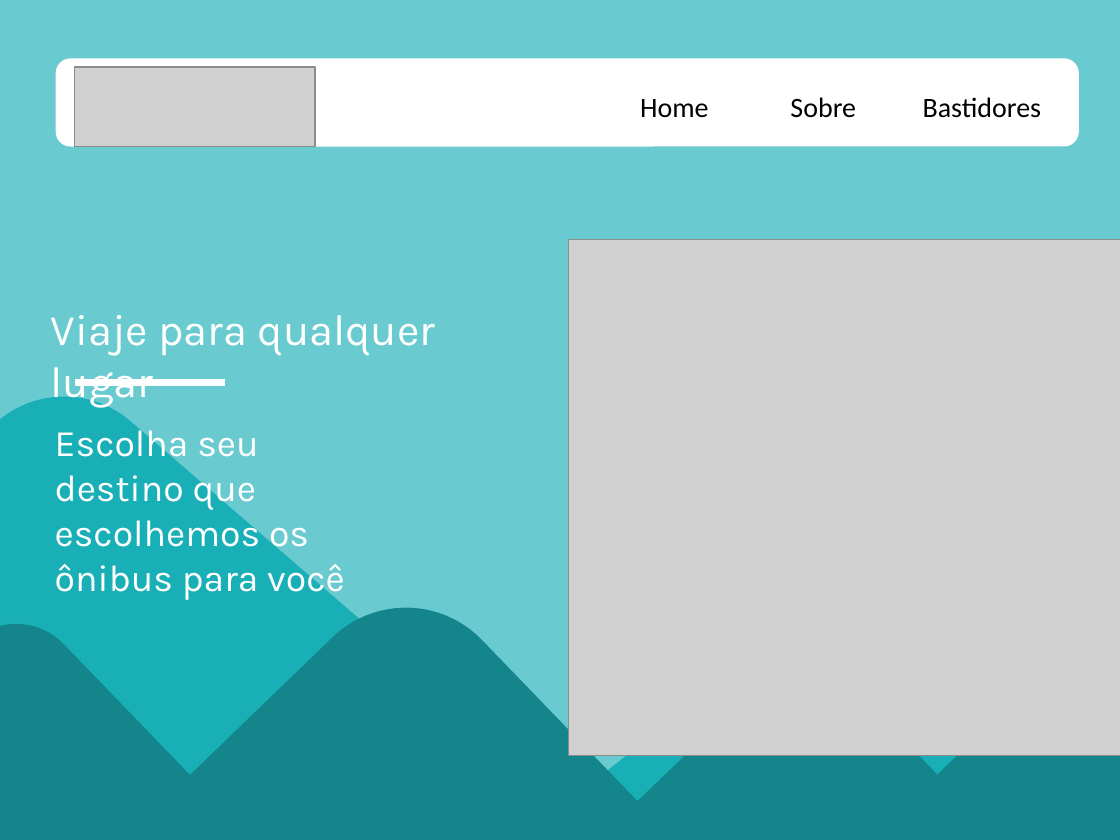
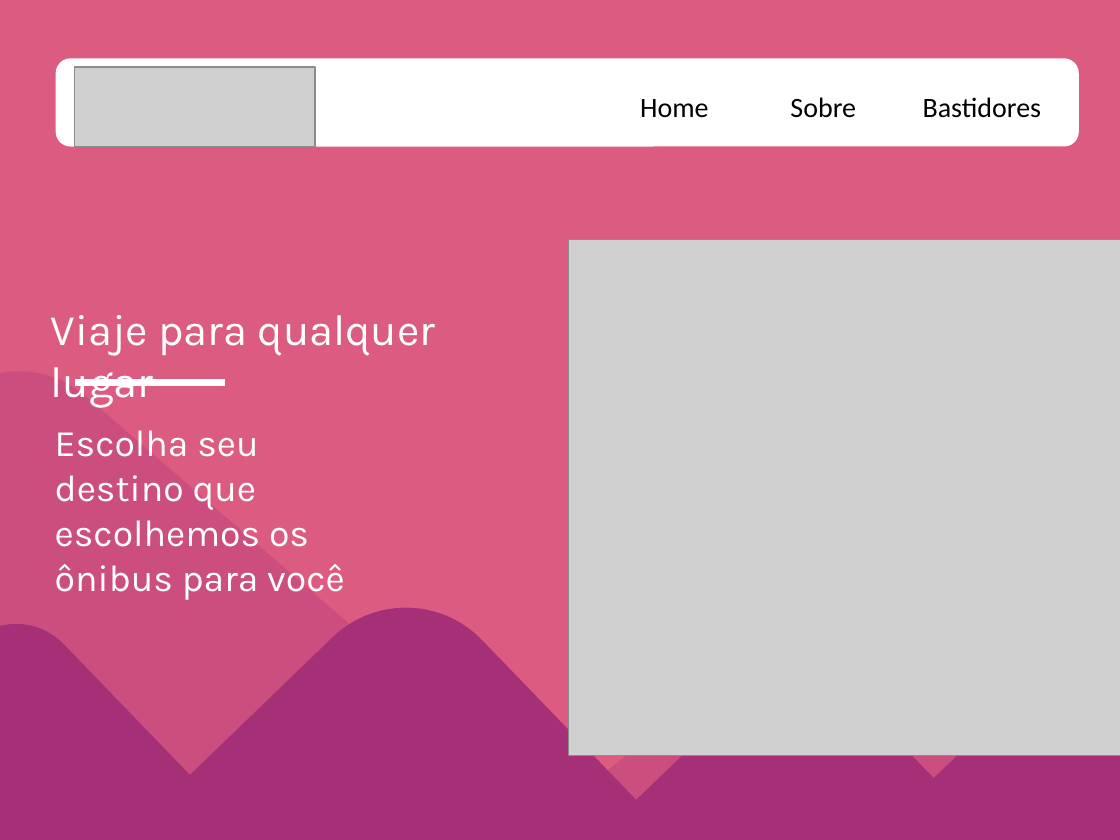
Before and after one commit to MateusPVicente/POINTBUS, a slide deck: slide 1 of modelo.pptx. Drawn at 1120x840 pixels with LibreOffice and Linux fonts; fonts in the diff are those of the drawing; grey boxes stand for pictures. Boxes give left, top, right and bottom in pixels: in the first picture for what was removed or moved away, otherwise in the second. Text is boxed around its words. In the diff, an @@ line names an element or a change of style, - is before the commit and + after.

```diff
--- a/modelo.pptx
+++ b/modelo.pptx
@@ background #19AFB7 at 65% opacity to #DC5C81 @@
@@ rounded rectangle at bbox=[0, 329, 645, 840]: fill #19AFB7 to #CC4E7E @@
@@ rounded rectangle: place and size @@
-rounded rectangle at bbox=[0, 355, 691, 840]
+rounded rectangle at bbox=[0, 329, 645, 840]
@@ rounded rectangle at bbox=[392, 497, 1120, 840]: fill #19AFB7 to #CC4E7E @@
@@ fill #13858B to #A63077 in 4 elements at bbox=[843, 598, 1120, 840], bbox=[0, 564, 880, 840], bbox=[0, 597, 336, 840], bbox=[467, 640, 1119, 840] @@
@@ rounded rectangle: place and size @@
-rounded rectangle at bbox=[472, 638, 1120, 840]
+rounded rectangle at bbox=[467, 640, 1119, 840]
```
Also in this commit, not shown: 1 slide added, 25 other files.
